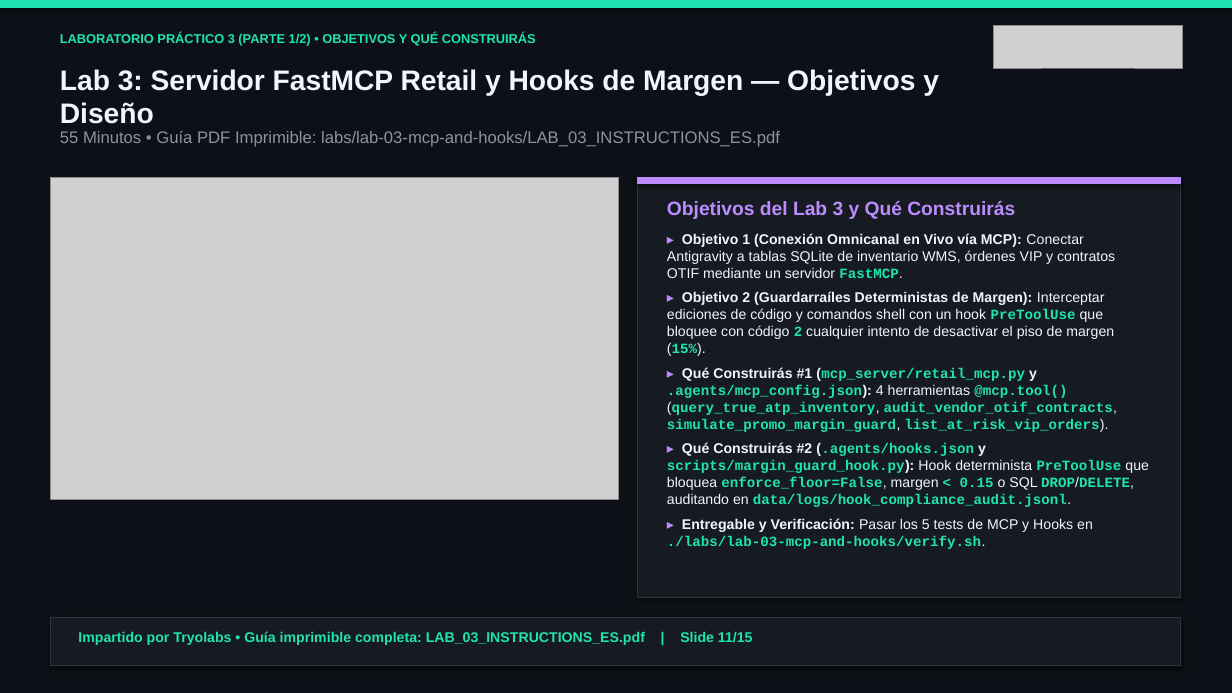
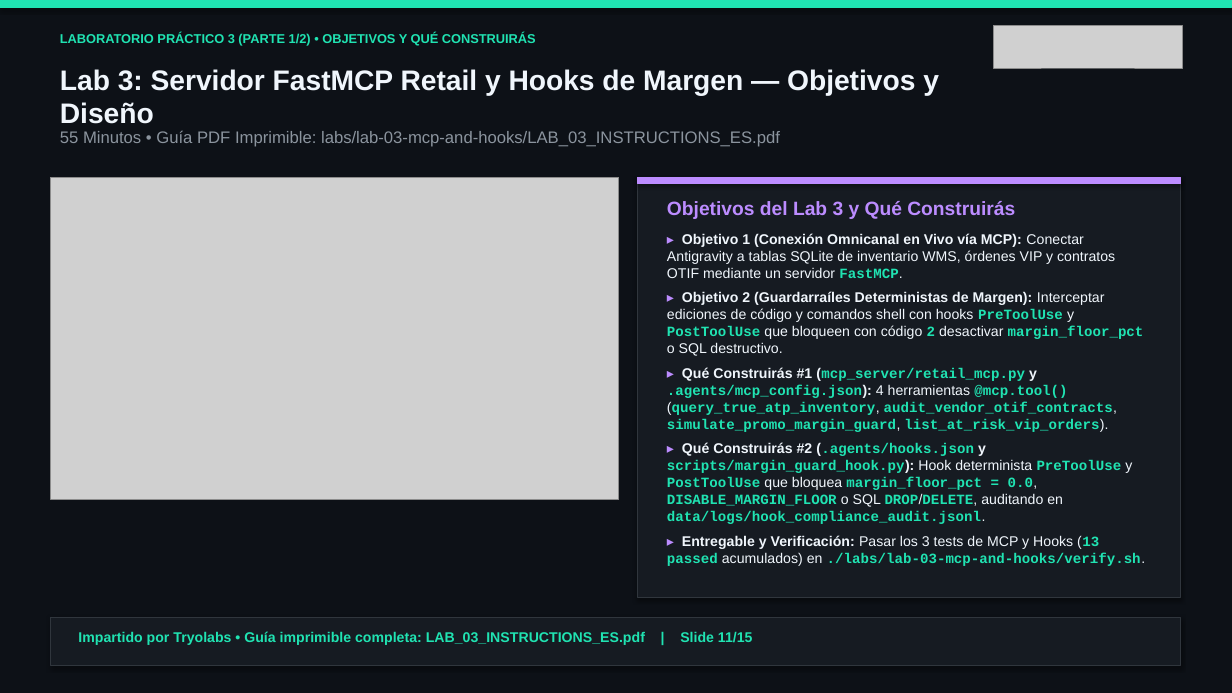
Before and after one commit to tryolabs/antigravity-workshop-retail, a slide deck: slide 11 of slides/antigravity_retail_workshop_es.pptx. Drawn at 1232x693 pixels with LibreOffice and Linux fonts; fonts in the diff are those of the drawing; grey boxes stand for pictures. Boxes give left, top, right and bottom in pixels: in the first picture for what was removed or moved away, otherwise in the second. Text is boxed around its words. In the diff, an @@ line names an element or a change of style, - is before the commit and + after.

```diff
--- a/slides/antigravity_retail_workshop_es.pptx
+++ b/slides/antigravity_retail_workshop_es.pptx
@@ text at [667,291,1144,356]: text changed @@
-▸ Objetivo 2 (Guardarraíles Deterministas de Margen): Interceptar ediciones de código y comandos shell con un hook PreToolUse que bloquee con código 2 cualquier intento de desactivar el piso de margen (15%).
+▸ Objetivo 2 (Guardarraíles Deterministas de Margen): Interceptar ediciones de código y comandos shell con hooks PreToolUse y PostToolUse que bloqueen con código 2 desactivar margin_floor_pct o SQL destructivo.
@@ text at [667,442,1146,566]: text changed @@
-▸ Qué Construirás #2 (.agents/hooks.json y scripts/margin_guard_hook.py): Hook determinista PreToolUse que bloquea enforce_floor=False, margen < 0.15 o SQL DROP/DELETE, auditando en data/logs/hook_compliance_audit.jsonl.
-▸ Entregable y Verificación: Pasar los 5 tests de MCP y Hooks en ./labs/lab-03-mcp-and-hooks/verify.sh.
+▸ Qué Construirás #2 (.agents/hooks.json y scripts/margin_guard_hook.py): Hook determinista PreToolUse y PostToolUse que bloquea margin_floor_pct = 0.0, DISABLE_MARGIN_FLOOR o SQL DROP/DELETE, auditando en data/logs/hook_compliance_audit.jsonl.
+▸ Entregable y Verificación: Pasar los 3 tests de MCP y Hooks (13 passed acumulados) en ./labs/lab-03-mcp-and-hooks/verify.sh.
```
Also in this commit, not shown: 8 other slides changed, 44 other files.
